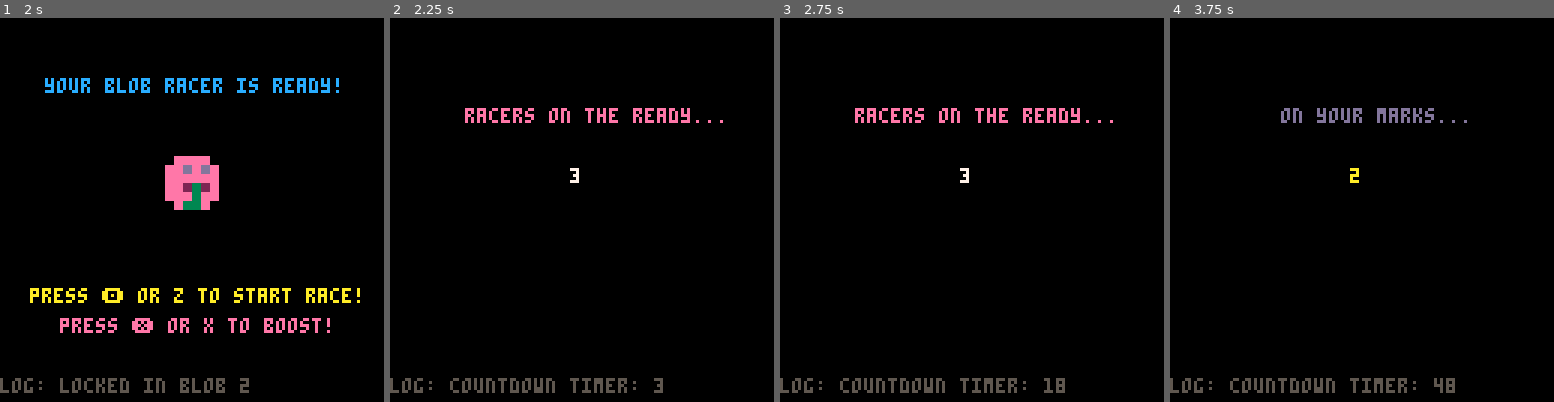
Above: before the commit, frames 1-4 (left to right).
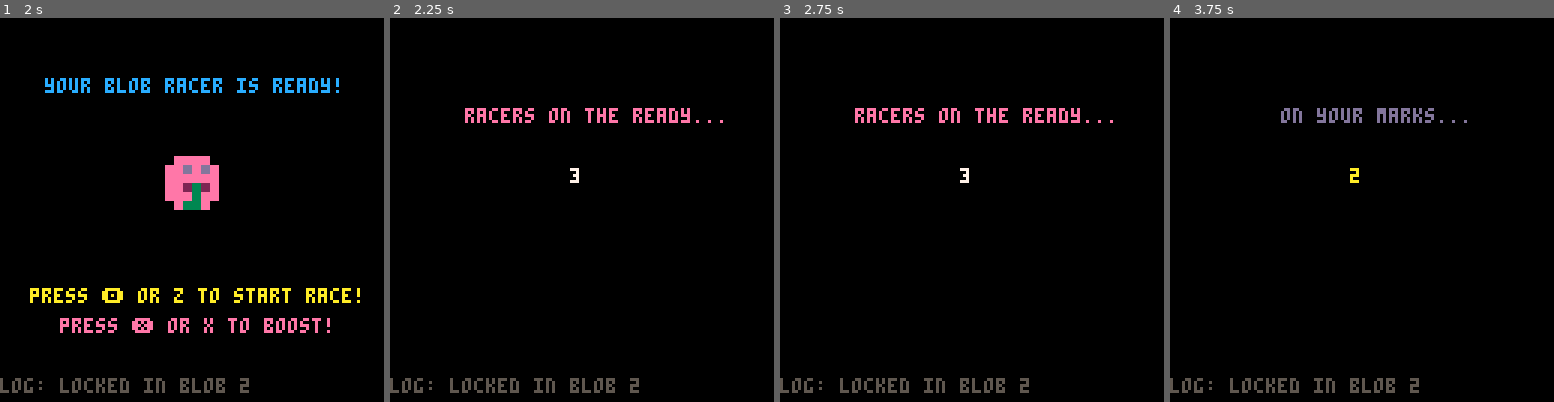
Above: after the commit, the same moments.

Repository: geopet/formula-blob
Game: PICO-8 cartridge blob_race.p8
The game is run twice, just before and just after one commit, with the same random seed, the same clock (stepped at 60 frames per second) and the same inputs.
Inputs:
- Up to frame 1 (2 s): tap X (X key) at 0.33, 1.07, 1.85 s; tap O (Z key) at 0.7, 1.7 s; hold Right from 1.6 s (still down)
- Up to frame 2 (2.25 s): release Right at 2.1 s; tap O (Z key) at 2.1 s
- Up to frame 3 (2.75 s): hold Right from 2.47 s (still down); tap O (Z key) at 2.5 s
- Up to frame 4 (3.75 s): tap O (Z key) at 2.9, 3.3, 3.7 s; tap X (X key) at 2.97 s; release Right at 3.03 s; hold Left 3.08-3.58 s

Frame 1 is identical in both runs. In frame 2, 0.6% of the frame differs, in the area x 15-72%, y 93-98%; in frame 3, 0.7%; in frame 4, 0.7%, in the area x 15-75%, y 93-98%.

Commit message:
refactor(game score init): clean up
We were setting a lock timer in the game score init function. It didn't
belong there. We should consider refactoring the lock timer into its own
function at some point, however.

Diff:
--- a/blob_race.p8
+++ b/blob_race.p8
@@ -85,6 +85,7 @@
 
 function _update()
     if (state == "game-start") then
+        lock_timer = 0
         game_score_init()
 
         if (btnp(4)) then -- 🅾️ button (z key)
@@ -166,7 +167,7 @@
             state = "racing"
         end
 
-        log_msg = "countdown timer: " .. lock_timer
+        -- log_msg = "countdown timer: " .. lock_timer
     elseif (state == "racing") then
 
         update_player_overheat()
